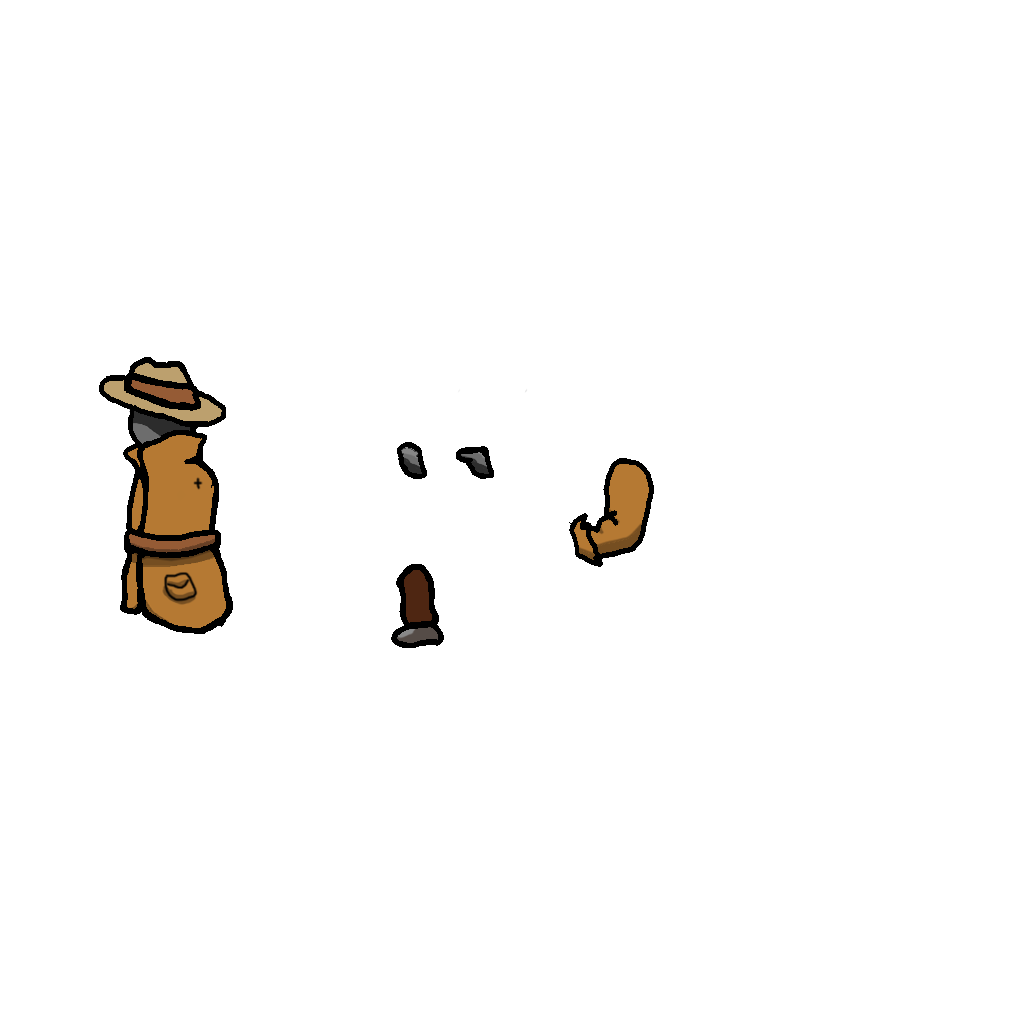
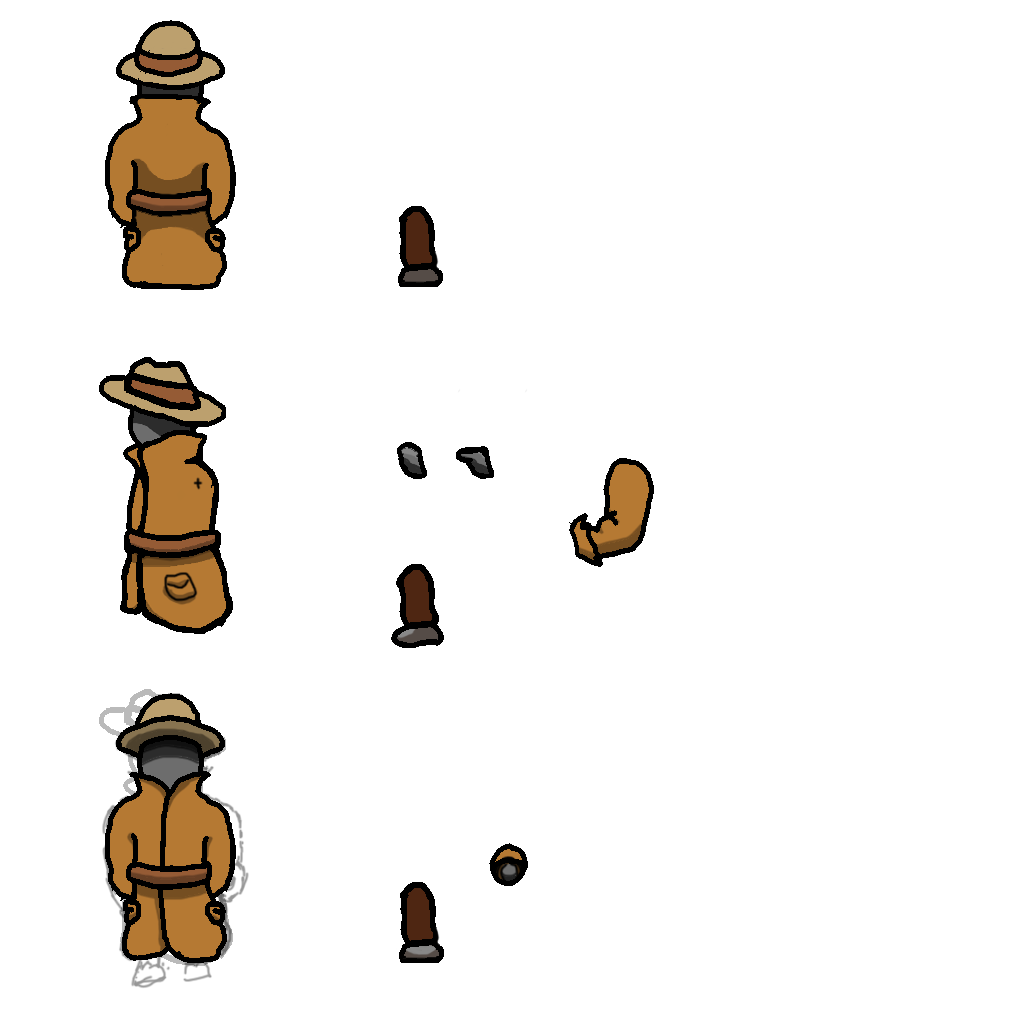
The second 1024 x 1024 image is a revision of the first. Changes to its layers:
added group "Up Facing" with 3 layers above "down facing" over [105, 20, 236, 290]
moved "Lines" (1st of 3, in "Up Facing") into group "Up Facing", painted on it over [105, 20, 527, 393]
moved "Colours" (1st of 3, in "Up Facing") into group "Up Facing", painted on it over [105, 20, 527, 393]
added group "down facing" with 5 layers above "Lines copy" over [101, 693, 528, 989]
added layer "Layer 3 copy" in group "down facing" over [489, 843, 528, 886]
added layer "Layer 3" in group "down facing" over [489, 843, 528, 886]
added layer "Lines" (2nd of 3, in "down facing") in group "down facing" over [105, 693, 236, 963]
added layer "Colours" (2nd of 3, in "down facing") in group "down facing" over [105, 693, 236, 963]
added layer "Layer 2" (41%) in group "down facing" over [101, 696, 249, 989]
added layer "Lines copy" (27%) above "Left Facing" over [99, 689, 233, 966]
added group "Bits" with 12 layers in group "Left Facing" over [398, 206, 528, 963]
added layer "Leg Lines copy 2" in group "Bits" over [399, 882, 444, 963]
added layer "Leg Colour copy 2" in group "Bits" over [399, 882, 443, 963]
added layer "Leg Lines copy" in group "Bits" over [398, 206, 443, 287]
added layer "Leg Colour copy" in group "Bits" over [398, 206, 442, 287]
